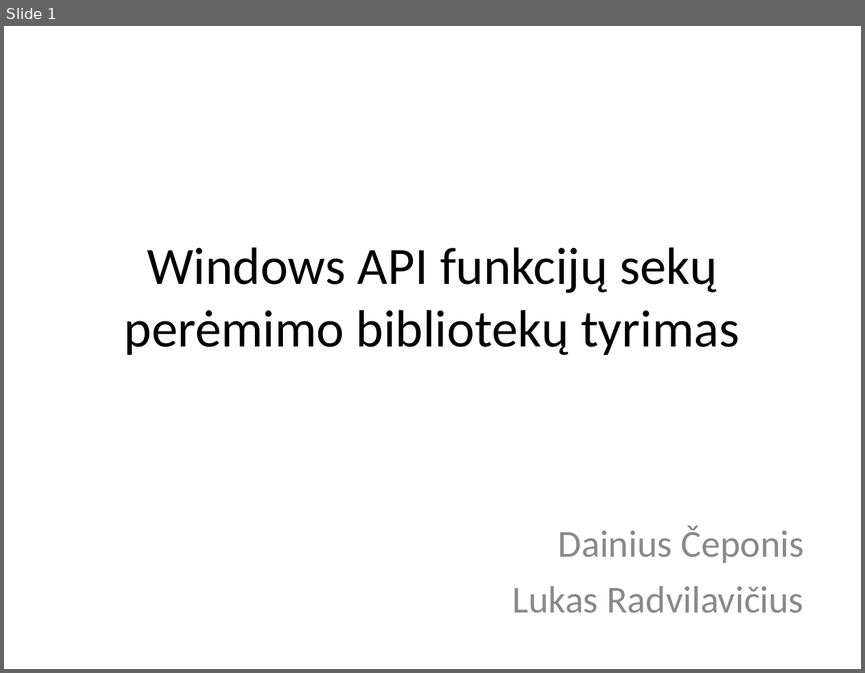
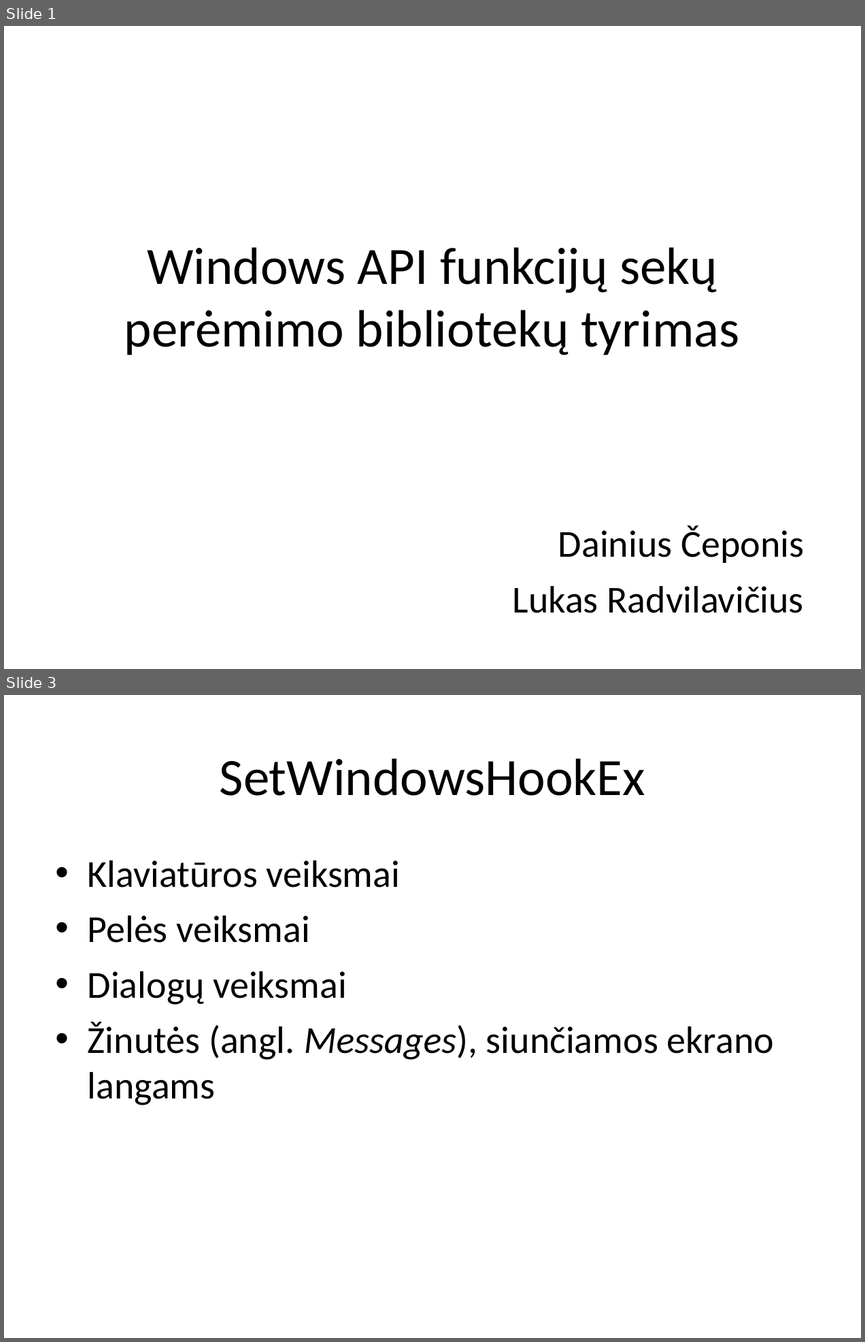
Before and after one commit to DjPasco/Mag, a slide deck: Article/Article_Presentation.ppt. Shown one above the other, each under a label of ours: slide 1 before the commit, slides 1 and 3 after it; the slides between them are not shown. The pictures are 865x673 and 865x1342 pixels, drawn with LibreOffice and Linux fonts; fonts in the diff are those of the drawing. Boxes give left, top, right and bottom in pixels: in the first picture for what was removed or moved away, otherwise in the second. Text is boxed around its words. In the diff, an @@ line names an element or a change of style, - is before the commit and + after.

```diff
--- a/Article/Article_Presentation.ppt
+++ b/Article/Article_Presentation.ppt
@@ slide 3 added at (x1=4, y1=695, x2=861, y2=1338), background #FFFFFF @@
@@ title added at (x1=220, y1=758, x2=645, y2=796), 44 pt, text #000000 @@
+SetWindowsHookEx
@@ text added at (x1=88, y1=860, x2=774, y2=1105), 32 pt, text #000000 @@
+• Klaviatūros veiksmai
+• Pelės veiksmai
+• Dialogų veiksmai
+• Žinutės (angl. Messages), siunčiamos ekrano langams
@@ slide 1 changed as well @@
@@ subtitle "Dainius Čeponis" at (x1=513, y1=525, x2=804, y2=613): text colour #898989 to #000000 @@
```
Also in this commit, not shown: 10 other slides added.
